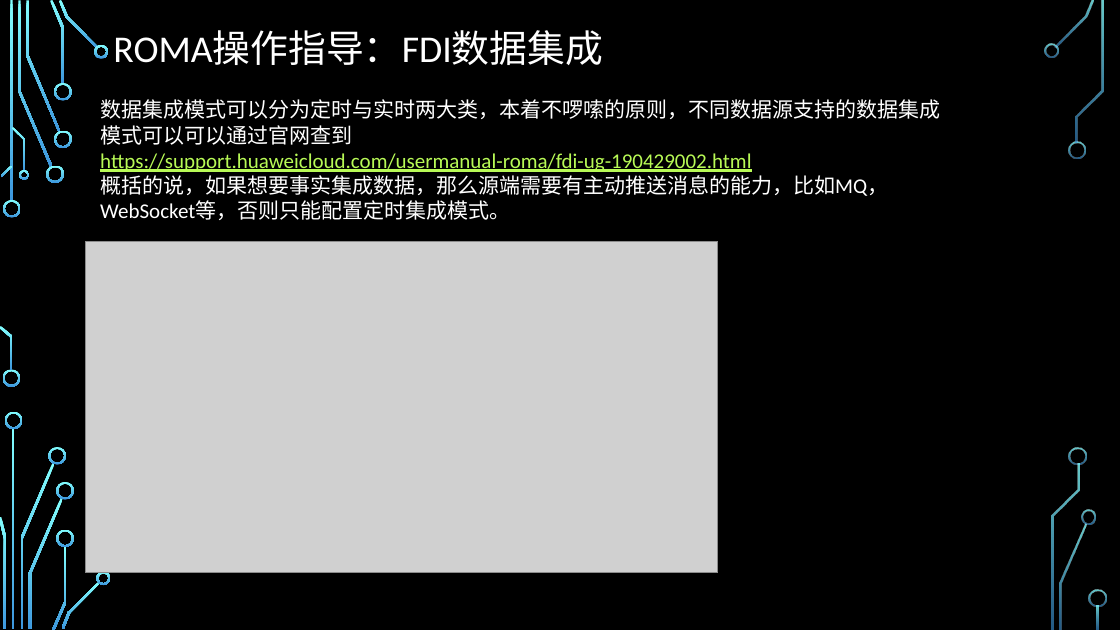
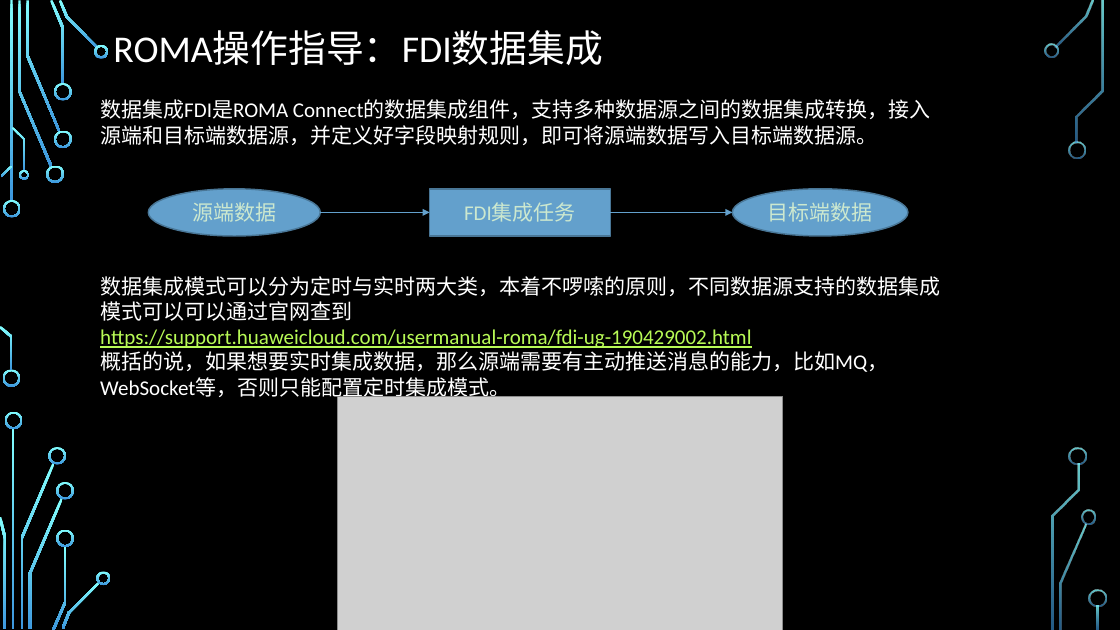
Before and after one commit to zhaoxukl1314/roma, a slide deck: slide 13 of ROMA使用手册.pptx. Drawn at 1120x630 pixels with LibreOffice and Linux fonts; fonts in the diff are those of the drawing; grey boxes stand for pictures; background and template pictures are left out. Boxes give left, top, right and bottom in pixels: in the first picture for what was removed or moved away, otherwise in the second. Text is boxed around its words. In the diff, an @@ line names an element or a change of style, - is before the commit and + after.

```diff
--- a/ROMA使用手册.pptx
+++ b/ROMA使用手册.pptx
@@ text at bbox=[100, 99, 931, 145]: paragraph added @@
+数据集成FDI是ROMA Connect的数据集成组件，支持多种数据源之间的数据集成转换，接入源端和目标端数据源，并定义好字段映射规则，即可将源端数据写入目标端数据源。
@@ ellipse added at bbox=[149, 189, 321, 236], fill #63A0CC, outline #497697 1.25 pt, 18 pt, text #CCE8CF @@
+源端数据
@@ rectangle added at bbox=[429, 189, 610, 236], fill #63A0CC, outline #497697 1.25 pt, 18 pt, text #CCE8CF @@
+FDI集成任务
@@ ellipse added at bbox=[733, 189, 908, 236], fill #63A0CC, outline #497697 1.25 pt, 18 pt, text #CCE8CF @@
+目标端数据
@@ arrow added from (320, 213) to (429, 213), #63A0CC 1.25 pt @@
@@ arrow added from (611, 213) to (733, 213), #63A0CC 1.25 pt @@
@@ text at bbox=[100, 276, 940, 321]: text colour #FFFFFF to #CCE8CF in "数据集成模式可以分为定时与实时两大类，本着不啰嗦的原则，不同数据源支持的数据集成模式可以可以通过官网查到" @@
@@ text at bbox=[100, 351, 888, 401]: text changed; text colour #FFFFFF to #CCE8CF @@
-概括的说，如果想要事实集成数据，那么源端需要有主动推送消息的能力，比如MQ，WebSocket等，否则只能配置定时集成模式。
+概括的说，如果想要实时集成数据，那么源端需要有主动推送消息的能力，比如MQ，WebSocket等，否则只能配置定时集成模式。
@@ picture: place and size @@
-picture at bbox=[86, 241, 718, 573]
+picture at bbox=[338, 397, 783, 630]
```
Also in this commit, not shown: 17 other slides changed, 4 slides added, 1 slide removed.
